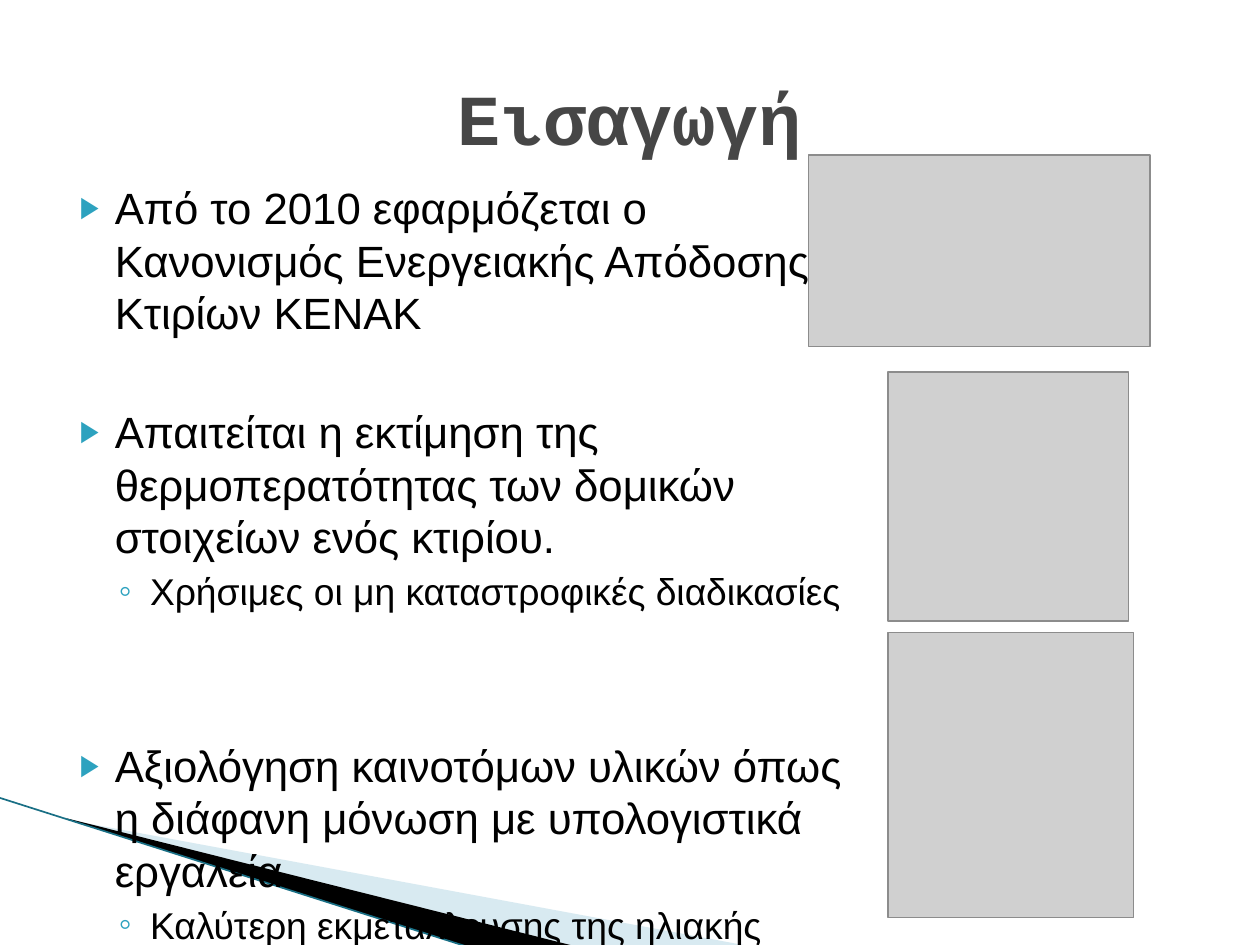
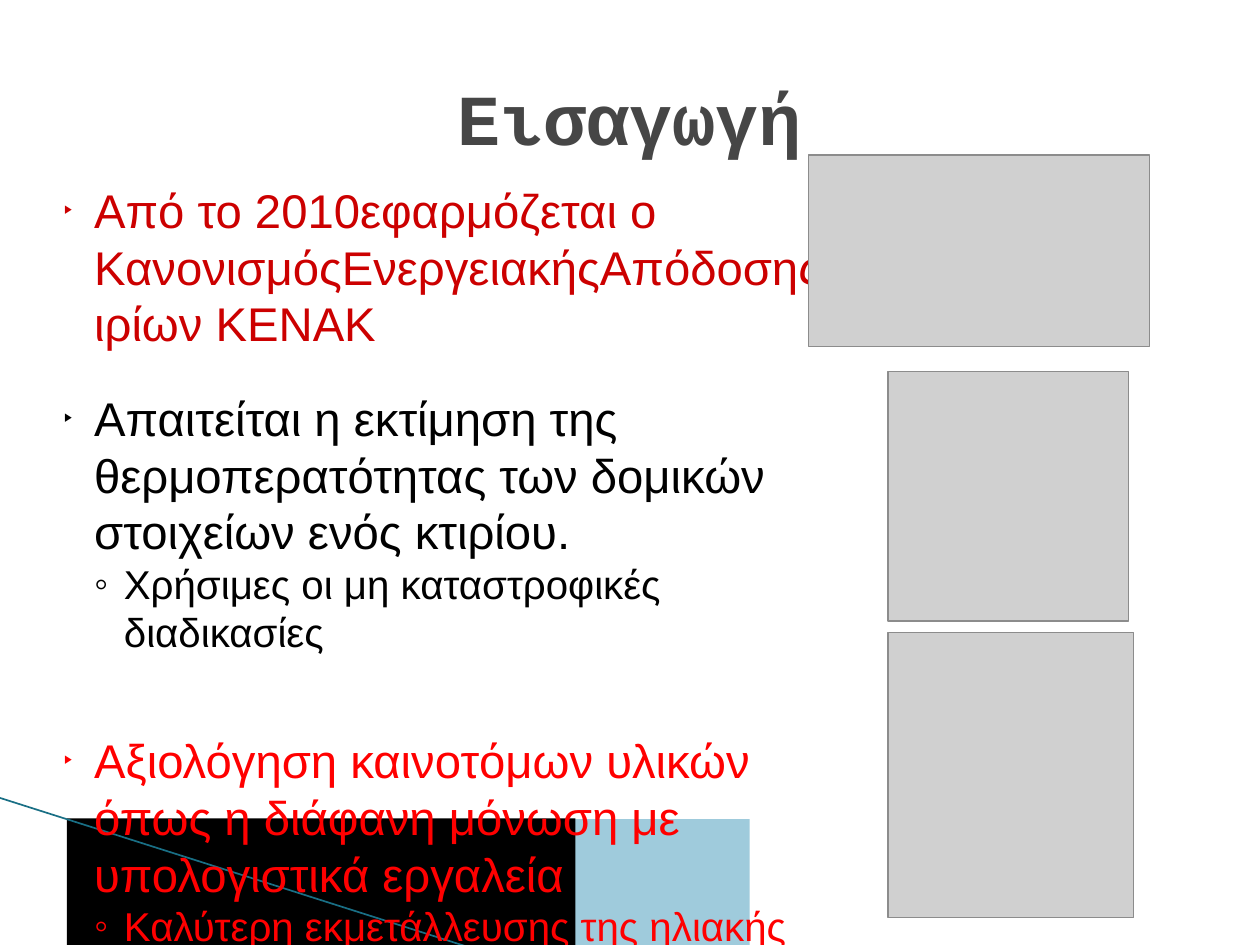
Before and after one commit to DeathNex/bark_GUI, a slide deck: slide 3 of Thesis Documents/Info on bark (chapter 2)/(2) Παρουσίαση πτυχιακής.pptx. Drawn at 1260x945 pixels with LibreOffice and Linux fonts; fonts in the diff are those of the drawing; grey boxes stand for pictures; background and template pictures are left out. Boxes give left, top, right and bottom in pixels: in the first picture for what was removed or moved away, otherwise in the second. Text is boxed around its words. In the diff, an @@ line names an element or a change of style, - is before the commit and + after.

```diff
--- a/Thesis Documents/Info on bark (chapter 2)/(2) Παρουσίαση πτυχιακής.pptx
+++ b/Thesis Documents/Info on bark (chapter 2)/(2) Παρουσίαση πτυχιακής.pptx
@@ text at [94,192,656,341]: text changed; size 25 to 27 pt; text colour #000000 to #CC0000 @@
-▶ Από το 2010 εφαρμόζεται ο Κανονισμός Ενεργειακής Απόδοσης Κτιρίων ΚΕΝΑΚ
+▶ Από το 2010εφαρμόζεται ο ΚανονισμόςΕνεργειακήςΑπόδοσηςΚτιρίων ΚΕΝΑΚ
@@ text at [94,400,786,945]: size 25 to 27 pt in "Απαιτείται η εκτίμηση της θερμοπερατότητας των δομικών ...", "Αξιολόγηση καινοτόμων υλικών όπως η διάφανη μόνωση ..."; size 21.3 to 23 pt in "Χρήσιμες οι μη καταστροφικές διαδικασίες", "Καλύτερη εκμετάλλευσης της ηλιακής ενέργειας"; text colour #000000 to #FF0000 in "Αξιολόγηση καινοτόμων υλικών όπως η διάφανη μόνωση ...", "Καλύτερη εκμετάλλευσης της ηλιακής ενέργειας"; indent changed; less space between paragraphs @@
@@ line (0, 798) - (467, 945): stroke #97C5D8 0.95 pt to #196F85 0.96 pt @@
@@ freeform shape removed at [67,818,576,945] @@
@@ rectangle added at [67,818,576,945], fill #000000 @@
@@ freeform shape removed at [69,819,750,945] @@
@@ rectangle added at [69,819,750,945], fill #9FCBDC @@
```
Also in this commit, not shown: 33 other slides changed, 53 other files.
